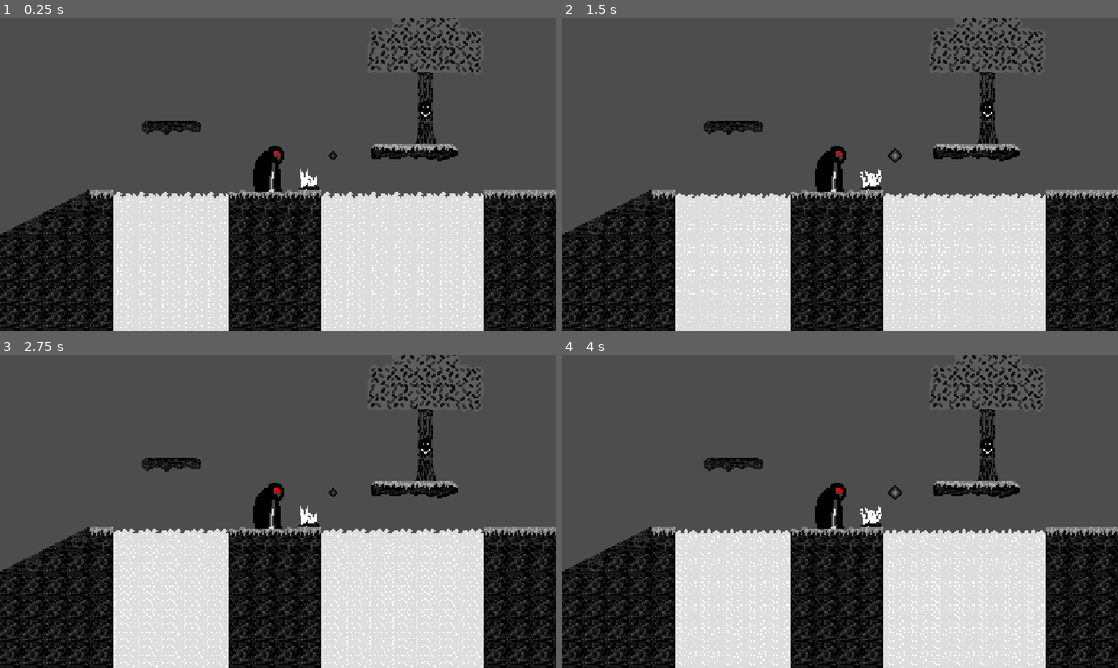
Above: before the commit, frames 1-4 (two rows, left to right).
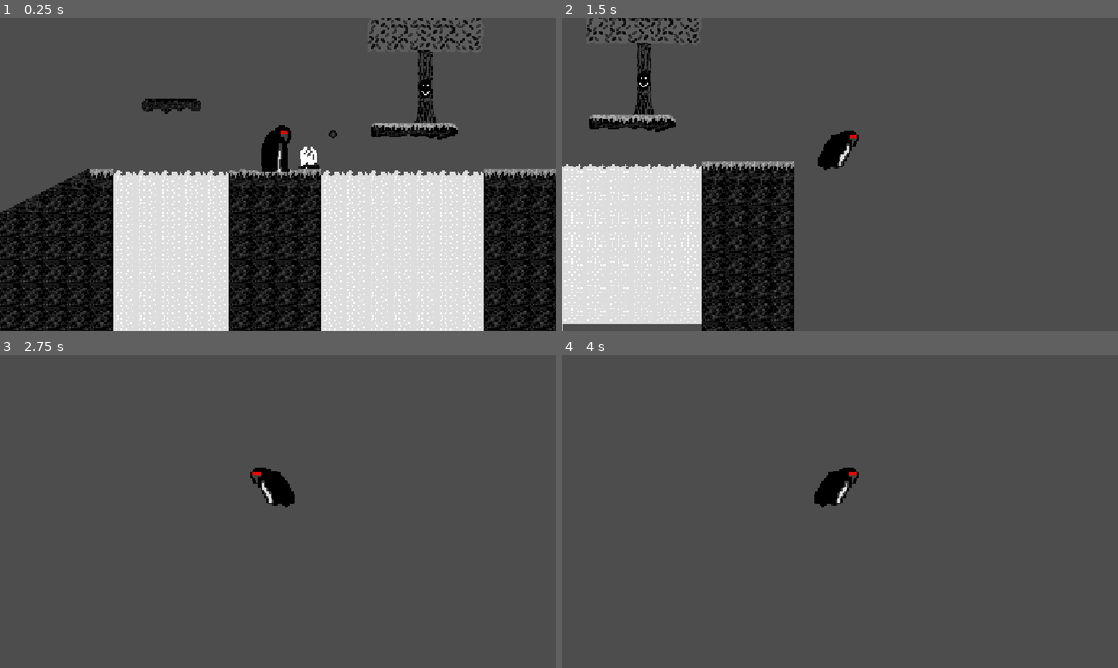
Above: after the commit, the same moments.

Repository: Joasvandeloo/Godot-horror
Game: Godot game, scene res://level_1.tscn
The game is run twice, just before and just after one commit, with the same random seed, the same clock (stepped at 60 frames per second) and the same inputs.
Inputs:
- Up to frame 1 (0.25 s): no input
- Up to frame 2 (1.5 s): hold Space (JUMP, bound only after the commit) 0.53-1.28 s; hold Right (RIGHT, bound only after the commit) from 0.53 s (still down); tap Space (JUMP, bound only after the commit) at 1.35 s
- Up to frame 3 (2.75 s): tap Space (JUMP, bound only after the commit) at 1.52, 1.82 s; release Right (RIGHT, bound only after the commit) at 2.03 s; hold Left (LEFT, bound only after the commit) from 2.03 s (still down); hold Space (JUMP, bound only after the commit) from 2.03 s (still down)
- Up to frame 4 (4 s): release Left (LEFT, bound only after the commit) at 2.78 s; release Space (JUMP, bound only after the commit) at 2.78 s; hold Right (RIGHT, bound only after the commit) from 2.78 s (still down); tap Space (JUMP, bound only after the commit) at 2.85, 3.02, 3.32 s; hold Space (JUMP, bound only after the commit) from 3.53 s (still down)

The runs differ from the first frame. In frame 1, 27% of the frame differs, in the area x 0-100%, y 0-100%; in frame 2, 50%; in frame 3, 46%; in frame 4, 45%.

Commit message:
Created character movement

Diff:
--- /dev/null
+++ b/horror-game/PlayerController.gd
@@ -0,0 +1,41 @@
+extends CharacterBody2D
+
+
+const SPEED = 250.0
+const JUMP_VELOCITY = -300.0
+@onready var anim: AnimatedSprite2D = $AnimatedSprite2D
+
+
+func _physics_process(delta: float) -> void:
+	# Add the gravity.
+	if not is_on_floor():
+		velocity += get_gravity() * delta
+
+	# Handle jump.
+	if Input.is_action_pressed("JUMP") and is_on_floor():
+		velocity.y = JUMP_VELOCITY
+
+	# Get the input direction and handle the movement/deceleration.
+	# As good practice, you should replace UI actions with custom gameplay actions.
+	var direction := Input.get_axis("LEFT", "RIGHT")
+	if direction:
+		velocity.x = direction * SPEED
+		if velocity.x != 0:
+			anim.flip_h = velocity.x < 0
+	else:
+		velocity.x = move_toward(velocity.x, 0, SPEED)
+
+	move_and_slide()
+
+	if Input.is_action_just_pressed("JUMP") and direction == 0:
+		anim.play("IdleStartJump")
+	elif Input.is_action_just_pressed("RIGHT") or Input.is_action_just_pressed("LEFT") and is_on_floor():
+		anim.play("StartRun")
+	elif not is_on_floor() and direction == 0:
+		anim.play("IdleInAir")
+	elif not is_on_floor():
+		anim.play("RunInAir")
+	elif direction != 0:
+		anim.play("Run")
+	elif is_on_floor():
+		anim.play("Idle")
--- a/horror-game/level_1.tscn
+++ b/horror-game/level_1.tscn
@@ -2,6 +2,7 @@
 
 [ext_resource type="Texture2D" uid="uid://c2riv04g2ks72" path="res://textures/textures.png" id="1_3hls8"]
 [ext_resource type="Texture2D" uid="uid://b5d18orfjaseb" path="res://textures/Character.png" id="2_hbghi"]
+[ext_resource type="Script" uid="uid://c5t0f5mni4yid" path="res://PlayerController.gd" id="2_hn12h"]
 
 [sub_resource type="PhysicsMaterial" id="PhysicsMaterial_hbghi"]
 
@@ -14,6 +15,7 @@
 15:0/animation_frame_3/duration = 1.0
 15:0/animation_frame_4/duration = 1.0
 15:0/0 = 0
+15:0/0/physics_layer_1/polygon_0/points = PackedVector2Array(-8, -4, 8, -4, 8, 8, -8, 8)
 15:1/animation_mode = 1
 15:1/animation_frame_0/duration = 0.5
 15:1/animation_frame_1/duration = 0.5
@@ -398,7 +400,7 @@
 0:5/0/terrains_peering_bit/bottom_side = 0
 0:5/0/terrains_peering_bit/top_side = 0
 0:0/0 = 0
-0:0/0/physics_layer_0/polygon_0/points = PackedVector2Array(-8, -8, 8, -8, 8, 8, -8, 8)
+0:0/0/physics_layer_0/polygon_0/points = PackedVector2Array(-8, -6, -6, -8, 6, -8, 8, -6, 8, 8, -8, 8)
 1:0/0 = 0
 1:0/0/physics_layer_0/polygon_0/points = PackedVector2Array(-8, -8, 8, -8, 8, 8, -8, 8)
 2:0/0 = 0
@@ -496,7 +498,9 @@
 6:2/0 = 0
 6:2/0/physics_layer_0/polygon_0/points = PackedVector2Array(-8, -8, -8, 8, 8, 8, 8, -8)
 5:2/0 = 0
+5:2/0/physics_layer_1/polygon_0/points = PackedVector2Array(-6, 2, 6, 2, 8, 8, -8, 8)
 4:2/0 = 0
+4:2/0/physics_layer_1/polygon_0/points = PackedVector2Array(-8, -8, 8, -8, 8, 8, -8, 8)
 3:2/0 = 0
 3:2/0/physics_layer_0/polygon_0/points = PackedVector2Array(-8, 0, 8, 8, 8, -8, -8, -8)
 2:2/0 = 0
@@ -564,11 +568,17 @@
 8:9/0/physics_layer_0/polygon_0/points = PackedVector2Array(-8, -8, -8, 2, 6, 2, 6, -8)
 9:9/0 = 0
 10:9/0 = 0
+10:9/0/physics_layer_1/polygon_0/points = PackedVector2Array(-8, -8, 8, -8, 8, 8, -8, 8)
 11:9/0 = 0
+11:9/0/physics_layer_1/polygon_0/points = PackedVector2Array(-8, -8, 8, -8, 8, 8, -8, 8)
 12:9/0 = 0
+12:9/0/physics_layer_1/polygon_0/points = PackedVector2Array(-8, -8, 8, -8, 8, 8, -8, 8)
 13:9/0 = 0
+13:9/0/physics_layer_1/polygon_0/points = PackedVector2Array(-2, -6, -2, 6, -8, 8, -8, -8)
 14:9/0 = 0
+14:9/0/physics_layer_1/polygon_0/points = PackedVector2Array(2, 6, 2, -6, 8, -8, 8, 8)
 15:9/0 = 0
+15:9/0/physics_layer_1/polygon_0/points = PackedVector2Array(6, -2, -6, -2, -8, -8, 8, -8)
 16:9/0 = 0
 17:9/0 = 0
 18:9/0 = 0
@@ -580,6 +590,7 @@
 15:2/animation_frame_3/duration = 1.0
 15:2/animation_frame_4/duration = 1.0
 15:2/0 = 0
+15:2/0/physics_layer_1/polygon_0/points = PackedVector2Array(-8, -8, 8, -8, 8, 8, -8, 8)
 4:1/0 = 0
 4:1/0/terrain_set = 0
 4:1/0/terrain = 1
@@ -629,6 +640,8 @@
 [sub_resource type="TileSet" id="TileSet_rn2y4"]
 physics_layer_0/collision_layer = 1
 physics_layer_0/physics_material = SubResource("PhysicsMaterial_hbghi")
+physics_layer_1/collision_layer = 2
+physics_layer_1/collision_mask = 2
 terrain_set_0/mode = 0
 terrain_set_0/terrain_0/name = "Terrain 0"
 terrain_set_0/terrain_0/color = Color(0.5, 0.34375, 0.25, 1)
@@ -1001,19 +1014,29 @@
 "speed": 10.0
 }]
 
+[sub_resource type="RectangleShape2D" id="RectangleShape2D_7cqwe"]
+size = Vector2(16, 26.25)
+
 [node name="Level1" type="Node2D" unique_id=783443556]
-
-[node name="Camera2D" type="Camera2D" parent="." unique_id=985500158]
-scale = Vector2(3.95126, -0.50961125)
-zoom = Vector2(3, 3)
 
 [node name="TileMapLayer" type="TileMapLayer" parent="." unique_id=135691801]
 position = Vector2(14, 43)
 tile_map_data = PackedByteArray("AAD9////AAAAAAMAAAD+////AAAAAAMAAAD/////AAAAAAMAAAAAAP//AAAAAAMAAAD9//7/AAAFAAMAAAD+// …(3408 unchanged characters)…
 tile_set = SubResource("TileSet_rn2y4")
 
-[node name="AnimatedSprite2D" type="AnimatedSprite2D" parent="." unique_id=1737657283]
-position = Vector2(-8, -4)
+[node name="CharacterBody2D" type="CharacterBody2D" parent="." unique_id=18172660]
+position = Vector2(-3, -18)
+script = ExtResource("2_hn12h")
+
+[node name="AnimatedSprite2D" type="AnimatedSprite2D" parent="CharacterBody2D" unique_id=1737657283]
 sprite_frames = SubResource("SpriteFrames_7cqwe")
-animation = &"Idle"
-frame_progress = 0.27649462
+animation = &"StopRun"
+
+[node name="CollisionShape2D" type="CollisionShape2D" parent="CharacterBody2D" unique_id=1914748549]
+position = Vector2(2, 3)
+shape = SubResource("RectangleShape2D_7cqwe")
+
+[node name="Camera2D" type="Camera2D" parent="CharacterBody2D" unique_id=985500158]
+position = Vector2(3, 18)
+scale = Vector2(3.95126, -0.50961125)
+zoom = Vector2(3, 3)
--- a/horror-game/project.godot
+++ b/horror-game/project.godot
@@ -24,6 +24,28 @@
 
 project/assembly_name="Horror-game"
 
+[input]
+
+JUMP={
+"deadzone": 0.2,
+"events": [Object(InputEventKey,"resource_local_to_scene":false,"resource_name":"","device":-1,"window_id":0,"alt_pressed":false,"shift_pressed":false,"ctrl_pressed":false,"meta_pressed":false,"pressed":false,"keycode":0,"physical_keycode":32,"key_label":0,"unicode":32,"location":0,"echo":false,"script":null)
+, Object(InputEventKey,"resource_local_to_scene":false,"resource_name":"","device":-1,"window_id":0,"alt_pressed":false,"shift_pressed":false,"ctrl_pressed":false,"meta_pressed":false,"pressed":false,"keycode":0,"physical_keycode":87,"key_label":0,"unicode":119,"location":0,"echo":false,"script":null)
+, Object(InputEventKey,"resource_local_to_scene":false,"resource_name":"","device":-1,"window_id":0,"alt_pressed":false,"shift_pressed":false,"ctrl_pressed":false,"meta_pressed":false,"pressed":false,"keycode":0,"physical_keycode":4194320,"key_label":0,"unicode":0,"location":0,"echo":false,"script":null)
+]
+}
+LEFT={
+"deadzone": 0.2,
+"events": [Object(InputEventKey,"resource_local_to_scene":false,"resource_name":"","device":-1,"window_id":0,"alt_pressed":false,"shift_pressed":false,"ctrl_pressed":false,"meta_pressed":false,"pressed":false,"keycode":0,"physical_keycode":4194319,"key_label":0,"unicode":0,"location":0,"echo":false,"script":null)
+, Object(InputEventKey,"resource_local_to_scene":false,"resource_name":"","device":-1,"window_id":0,"alt_pressed":false,"shift_pressed":false,"ctrl_pressed":false,"meta_pressed":false,"pressed":false,"keycode":0,"physical_keycode":65,"key_label":0,"unicode":97,"location":0,"echo":false,"script":null)
+]
+}
+RIGHT={
+"deadzone": 0.2,
+"events": [Object(InputEventKey,"resource_local_to_scene":false,"resource_name":"","device":-1,"window_id":0,"alt_pressed":false,"shift_pressed":false,"ctrl_pressed":false,"meta_pressed":false,"pressed":false,"keycode":0,"physical_keycode":4194321,"key_label":0,"unicode":0,"location":0,"echo":false,"script":null)
+, Object(InputEventKey,"resource_local_to_scene":false,"resource_name":"","device":-1,"window_id":0,"alt_pressed":false,"shift_pressed":false,"ctrl_pressed":false,"meta_pressed":false,"pressed":false,"keycode":0,"physical_keycode":68,"key_label":0,"unicode":100,"location":0,"echo":false,"script":null)
+]
+}
+
 [physics]
 
 3d/physics_engine="Jolt Physics"
Not shown, added: horror-game/PlayerController.gd.uid
